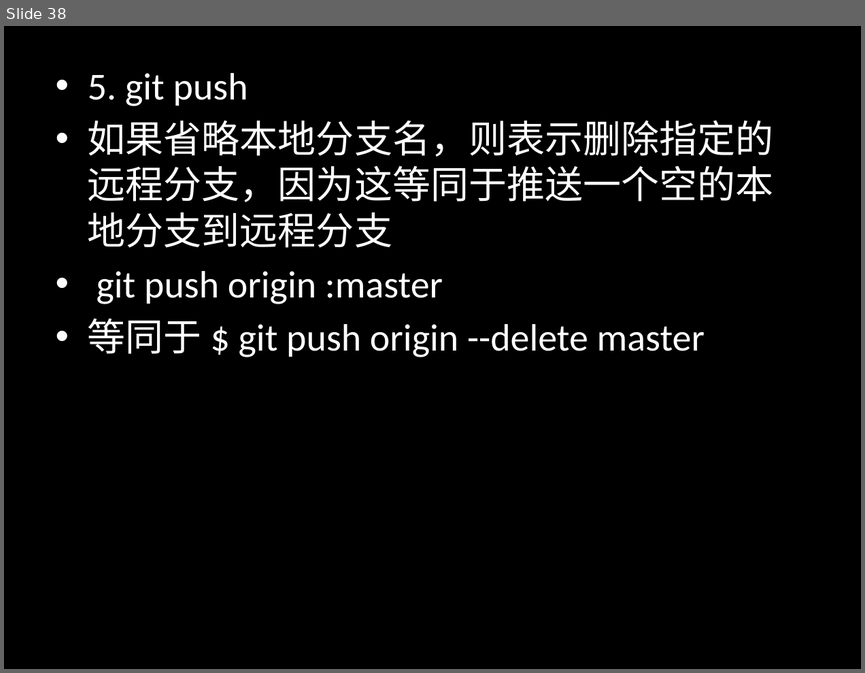
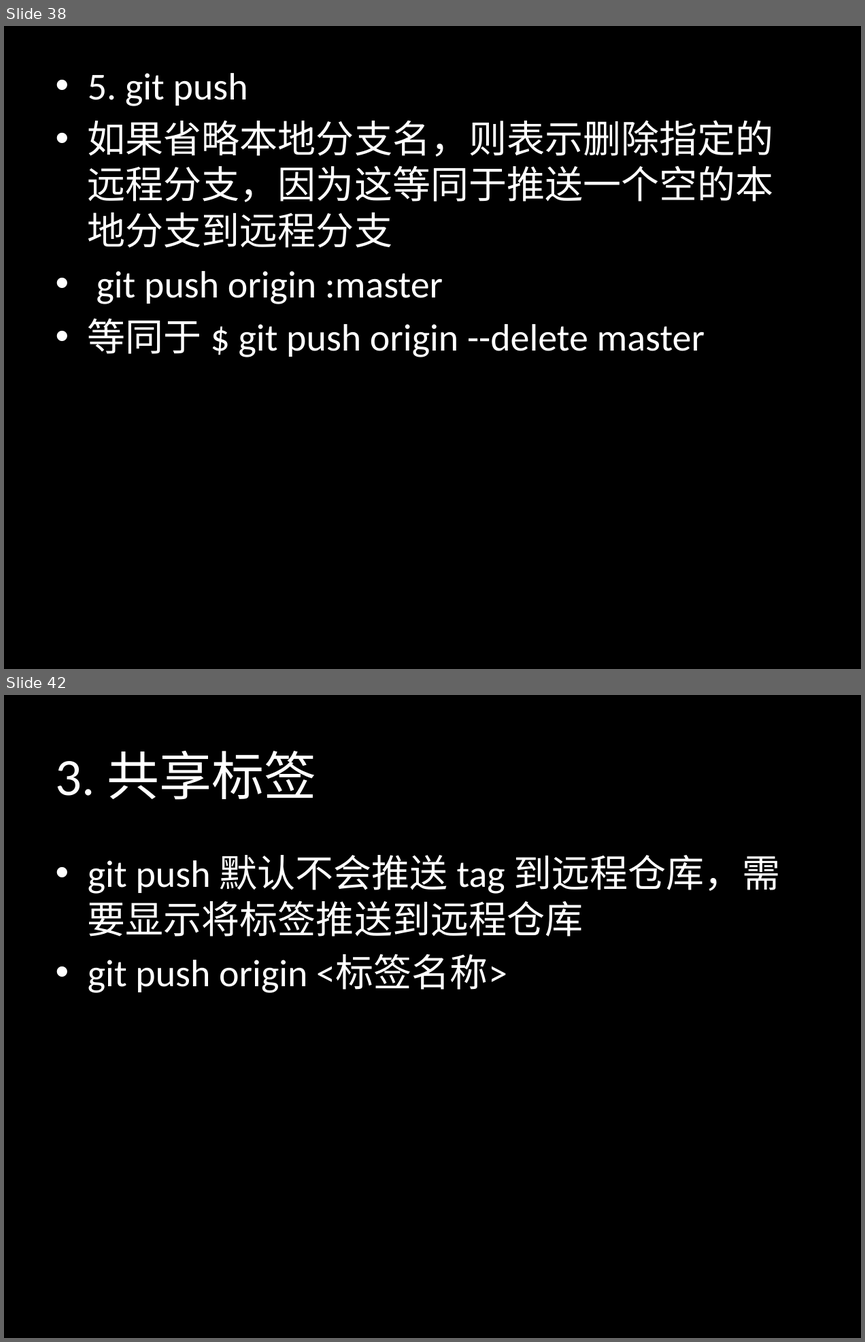
Before and after one commit to sontekliu/git-book, a slide deck: Git.pptx. Shown one above the other, each under a label of ours: slide 38 before the commit, slides 38 and 42 after it; the slides between them are not shown. The pictures are 865x673 and 865x1342 pixels, drawn with LibreOffice and Linux fonts; fonts in the diff are those of the drawing. Boxes give left, top, right and bottom in pixels: in the first picture for what was removed or moved away, otherwise in the second. Text is boxed around its words. In the diff, an @@ line names an element or a change of style, - is before the commit and + after.

```diff
--- a/Git.pptx
+++ b/Git.pptx
@@ slide 42 added at [4, 695, 861, 1338], background #000000 @@
@@ title added at [56, 751, 317, 800], 44 pt, text #FFFFFF @@
+3. 共享标签
@@ text added at [88, 855, 781, 993], 32 pt, text #FFFFFF @@
+• git push 默认不会推送 tag 到远程仓库，需要显示将标签推送到远程仓库
+• git push origin <标签名称>
```
Also in this commit, not shown: 5 slides changed, 4 other slides added, 1 slide removed.
